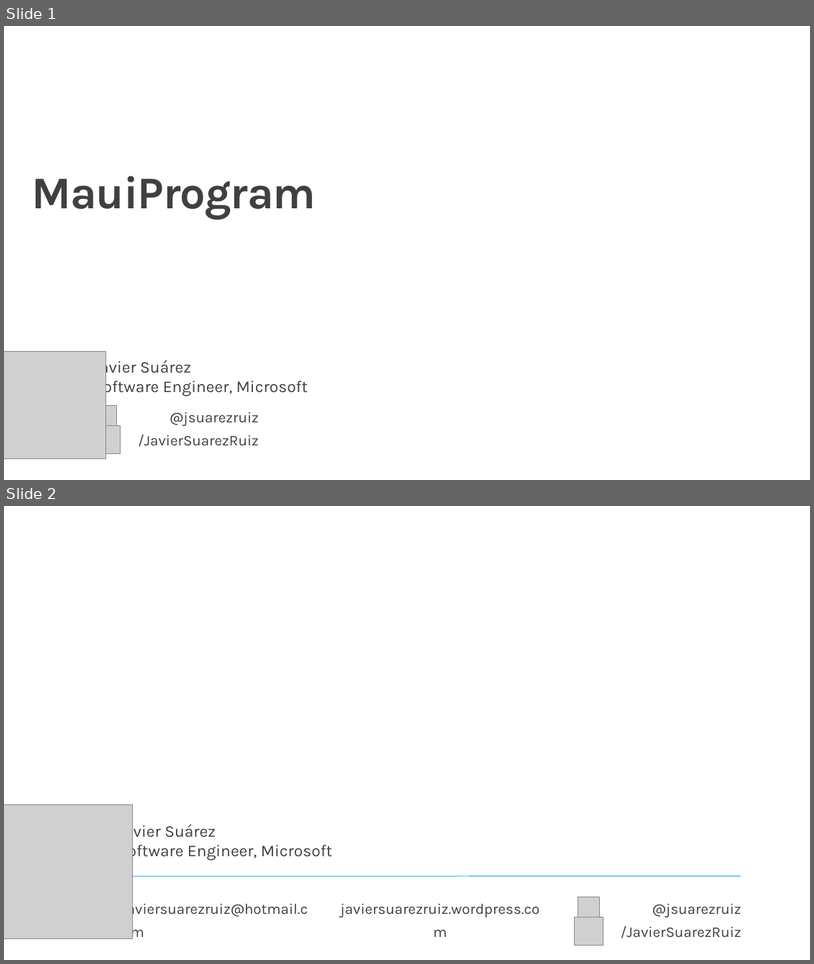
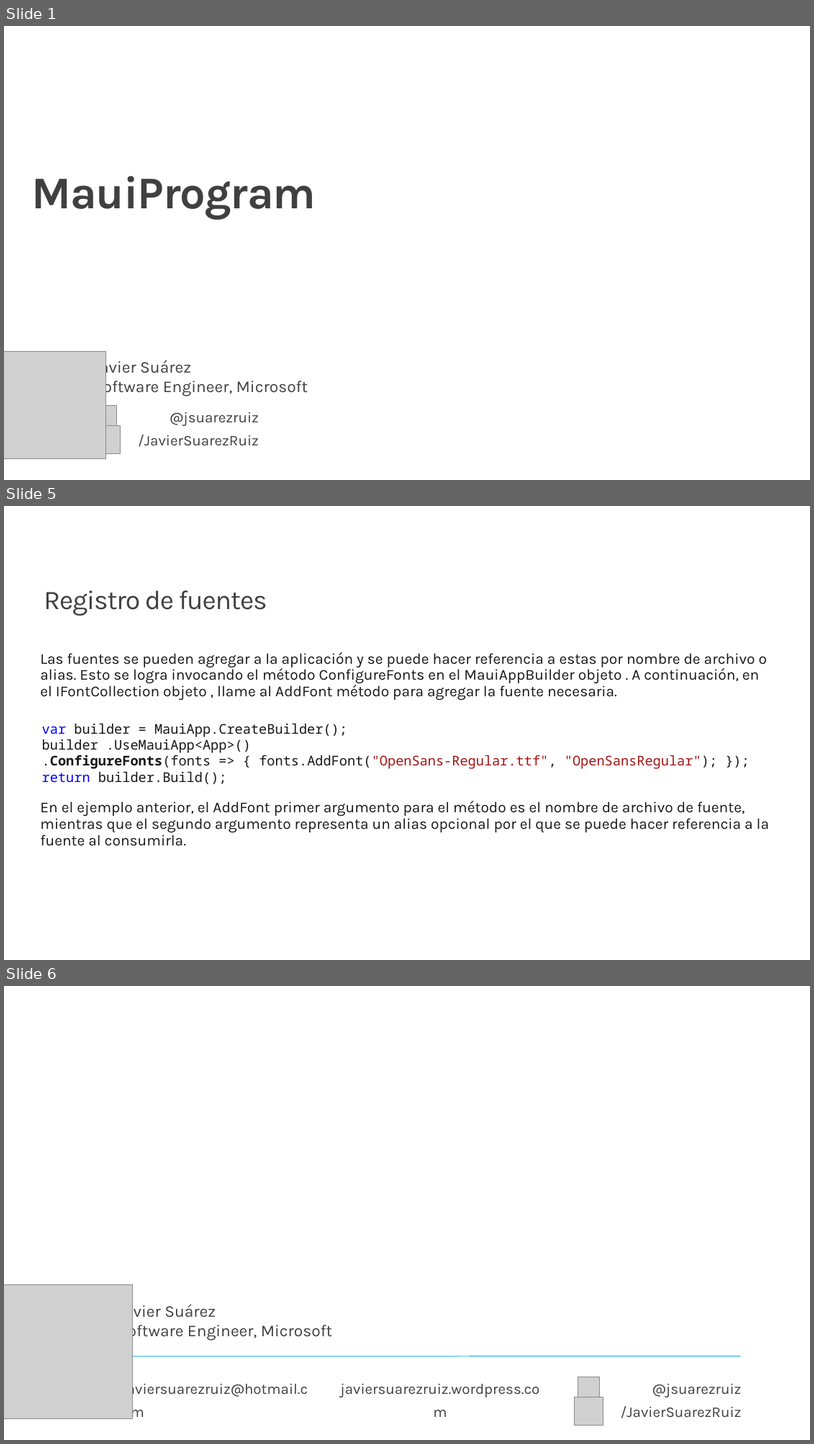
Before and after one commit to jsuarezruiz/taller-dotnet-maui, a slide deck: Bloque 3 - Creación de primera App/Taller13 - MauiProgram.pptx. Shown one above the other, each under a label of ours: slides 1 and 2 before the commit, slides 1, 5 and 6 after it; the slides between them are not shown. The pictures are 814x964 and 814x1444 pixels, drawn with LibreOffice and Linux fonts; fonts in the diff are those of the drawing; grey boxes stand for pictures; background and template pictures are left out. Boxes give left, top, right and bottom in pixels: in the first picture for what was removed or moved away, otherwise in the second. Text is boxed around its words. In the diff, an @@ line names an element or a change of style, - is before the commit and + after.

Commit message:
Updated slides

```diff
--- a/Bloque 3 - Creación de primera App/Taller13 - MauiProgram.pptx
+++ b/Bloque 3 - Creación de primera App/Taller13 - MauiProgram.pptx
@@ slide 5 added at (x1=4, y1=506, x2=810, y2=960), background #FFFFFF @@
@@ title added at (x1=44, y1=590, x2=268, y2=615), 32 pt, text #404040 @@
+Registro de fuentes
@@ text added at (x1=40, y1=652, x2=769, y2=846), 18 pt, text #171717 @@
+Las fuentes se pueden agregar a la aplicación y se puede hacer referencia a estas por nombre de archivo o alias. Esto se logra invocando el método ConfigureFonts en el MauiAppBuilder objeto . A continuación, en el IFontCollection objeto , llame al AddFont método para agregar la fuente necesaria.
+En el ejemplo anterior, el AddFont primer argumento para el método es el nombre de archivo de fuente, mientras que el segundo argumento representa un alias opcional por el que se puede hacer referencia a la fuente al consumirla.
@@ text added at (x1=42, y1=723, x2=718, y2=784), 16 pt, text #171717 @@
+var builder = MauiApp.CreateBuilder();
+builder .UseMauiApp<App>()
+.ConfigureFonts(fonts => { fonts.AddFont("OpenSans-Regular.ttf", "OpenSansRegular"); });
+return builder.Build();
@@ what was slide 2 is now slide 6 @@
```
Also in this commit, not shown: 3 other slides added.
